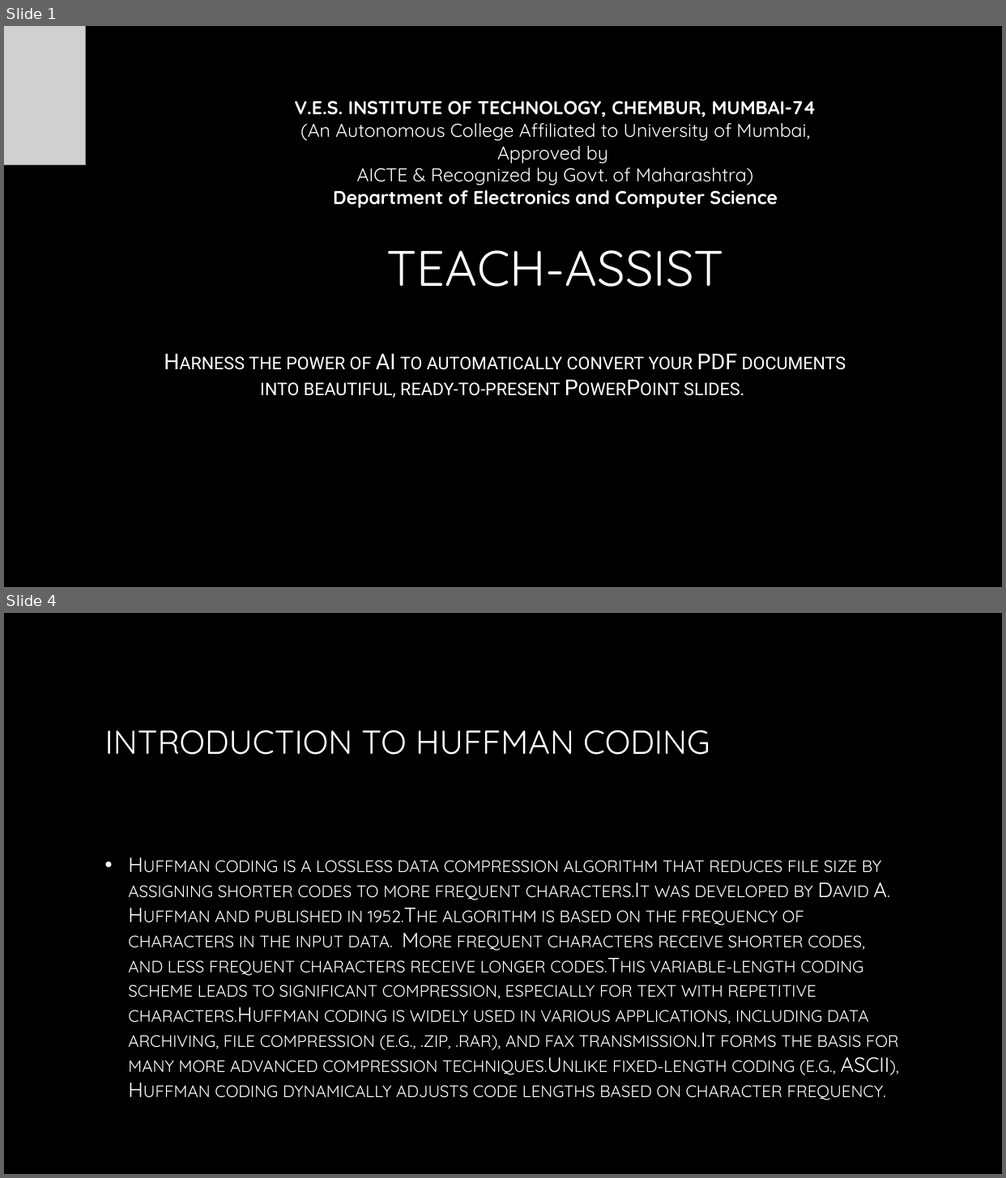
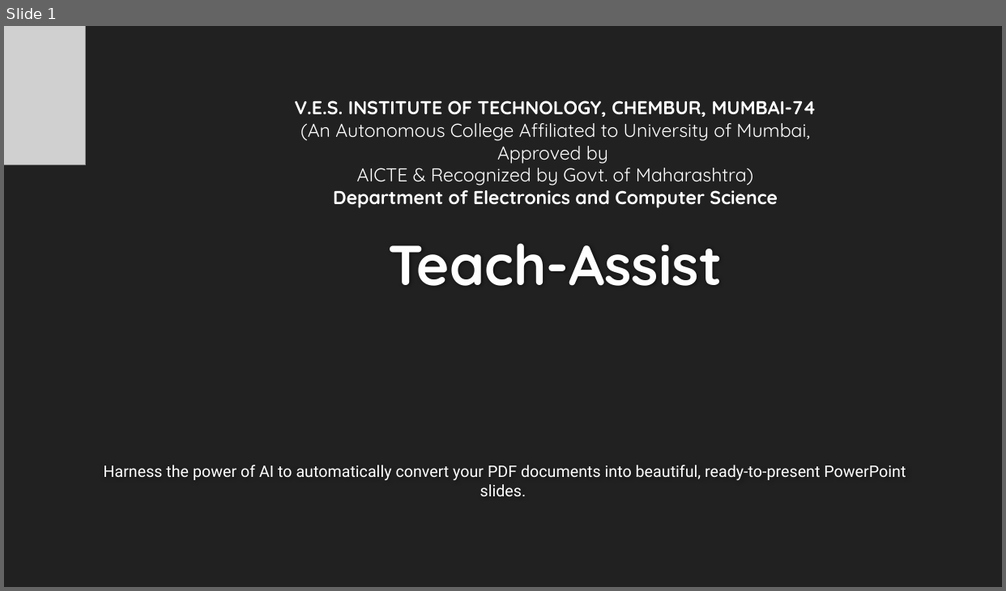
Before and after one commit to AdityaB-11/Pdf_to_presentation_GenAI, a slide deck: output/generated_presentation.pptx. Shown one above the other, each under a label of ours: slides 1 and 4 before the commit, slide 1 after it; the slides between them are not shown. The pictures are 1006x1178 and 1006x591 pixels, drawn with LibreOffice and Linux fonts; fonts in the diff are those of the drawing; grey boxes stand for pictures; background and template pictures are left out. Boxes give left, top, right and bottom in pixels: in the first picture for what was removed or moved away, otherwise in the second. Text is boxed around its words. In the diff, an @@ line names an element or a change of style, - is before the commit and + after.

```diff
--- a/output/generated_presentation.pptx
+++ b/output/generated_presentation.pptx
@@ slide 4 removed at (4,613,1002,1174), background picture (left out) @@
@@ title removed at (105,730,710,755) @@
-INTRODUCTION TO HUFFMAN CODING
@@ text removed at (128,860,899,1098) @@
-• Huffman coding is a lossless data compression algorithm that reduces file size by assigning shorter codes to more frequent characters.It was developed by David A. Huffman and published in 1952.The algorithm is based on the frequency of characters in the input data. More frequent characters receive shorter codes, and less frequent characters receive longer codes.This variable-length coding scheme leads to significant compression, especially for text with repetitive characters.Huffman coding is widely used in various applications, including data archiving, file compression (e.g., .zip, .rar), and fax transmission.It forms the basis for many more advanced compression techniques.Unlike fixed-length coding (e.g., ASCII), Huffman coding dynamically adjusts code lengths based on character frequency.
@@ slide 1 changed as well @@
@@ background picture (left out) to #212121 @@
@@ title at (389,243,722,286): text changed; size 48 to 54 pt; text colour gradient #FFFFFF to #A6A6A6 to #FEFEFE; bold on @@
-TEACH-ASSIST
+Teach-Assist
@@ subtitle "Harness the power of AI ...": place and size @@
-subtitle "Harness the power of AI ..." at (249,353,846,398)
+subtitle "Harness the power of AI ..." at (104,465,906,497)
@@ subtitle "Harness the power of AI ..." at (104,465,906,497): size 21 to 15.3 pt, text colour gradient #FFFFFF to #BFBFBF to #FFFFFF, small capitals off; less space between paragraphs @@
```
Also in this commit, not shown: 2 other slides changed, 8 slides added, 11 other slides removed, 6 other files.
